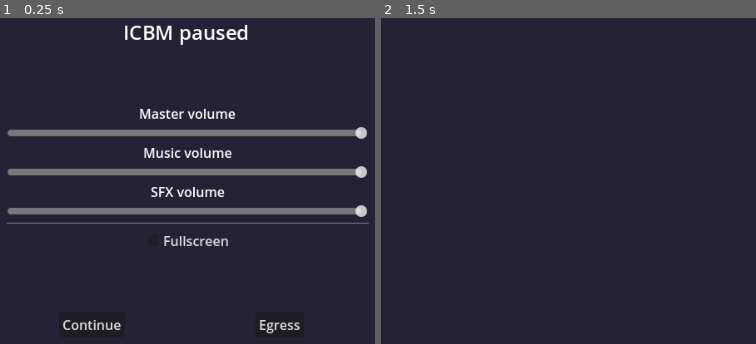
Above: before the commit, frames 1-2 (left to right).
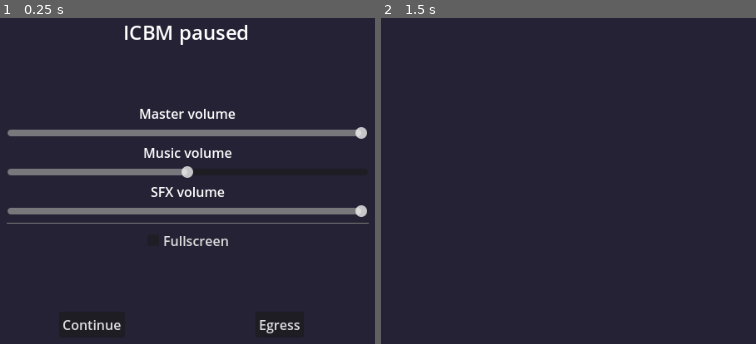
Above: after the commit, the same moments.

Repository: MaxIsJoe/MICBM
Game: Godot game, scene res://ui/pause_menu.tscn
The game is run twice, just before and just after one commit, with the same random seed, the same clock (stepped at 60 frames per second) and the same inputs. This scene is started directly instead of the project's main scene. The engine's default icon, where the game draws it, is replaced by a stand-in: a white triangle on a blue panel in a dark square.
Inputs (mouse positions are in pixels of both pictures, inside the frame that each line leads up to):
- Up to frame 1 (0.25 s): no input
- Up to frame 2 (1.5 s): click "Continue" at 0.5 s; tap Enter (ui_accept) at 1.25 s; move the mouse to (527, 278) at 1.27 s; hold W (move_up) from 1.28 s (still down); hold Space (attack) from 1.28 s (still down); click (527, 278) at 1.42 s

The runs differ from the first frame. In frame 1, 1.1% of the frame differs, in the area x 48-98%, y 45-50%; in frame 2, nothing differs.

Commit message:
fix volume settings being incorrectly set

Diff:
--- a/singleta/global_sound.gd
+++ b/singleta/global_sound.gd
@@ -5,7 +5,6 @@
 	"coin": [preload("res://audio/sfx/coins0_0.wav"), preload("res://audio/sfx/coins0_1.wav"), preload("res://audio/sfx/coins0_2.wav"), preload("res://audio/sfx/coins0_3.wav"), ]
 }
 
-var current_music: MusicPlayer = null
 var bus_layout: AudioBusLayout = preload("res://audio/audio_bus.tres")
 var gameplay_mixer: int
 
@@ -21,18 +20,6 @@
 	Game.deploy_instance(new_sfx, where)
 	return new_sfx
 
-func play_music(what: AudioStream):
-	var new_music = MusicPlayer.new()
-	new_music.stream = what
-	if is_instance_valid(current_music):
-		current_music.queue_free()
-	current_music = new_music
-	add_child(new_music)
-
-func stop_music():
-	if is_instance_valid(current_music):
-		current_music.stop()
-
 func pitch_shift(shift_to: float, time: float):
 	var tween: Tween = get_tree().create_tween()
 	tween.tween_property(AudioServer.get_bus_effect(gameplay_mixer, 0), "pitch_scale", shift_to, time)
@@ -44,9 +31,8 @@
 		[gameplay_mixer, shift_to],
 		time)
 
-func change_audio_bus_volume(bus_index:int, value: float):
+func change_audio_bus_volume(bus_index: int, value: float):
 	AudioServer.set_bus_volume_db(bus_index, value)
 
 func change_audio_bus_volume_arrayArg(args: Array):
 	AudioServer.set_bus_volume_db(args[0], args[1])
-	print(AudioServer.get_bus_volume_db(gameplay_mixer))
--- a/ui/optionsscreen.gd
+++ b/ui/optionsscreen.gd
@@ -7,22 +7,23 @@
 
 
 func set_element_values():
-	%master_slider.value = db_to_linear( OptionsManager.options["master_volume"] )
-	%music_slider.value = db_to_linear( OptionsManager.options["music_volume"] )
-	%sfx_slider.value = db_to_linear( OptionsManager.options["sound_volume"] )
+	OptionsManager._load_options()
+	%master_slider.value = OptionsManager.options["master_volume"]
+	%music_slider.value = OptionsManager.options["music_volume"]
+	%sfx_slider.value = OptionsManager.options["sound_volume"]
 	%fullscreen_button.button_pressed = (DisplayServer.window_get_mode() == DisplayServer.WINDOW_MODE_FULLSCREEN or DisplayServer.window_get_mode() == DisplayServer.WINDOW_MODE_EXCLUSIVE_FULLSCREEN)
 
 
 func _on_master_slider_value_changed(value: float) -> void:
-	AudioServer.set_bus_volume_db( 0, linear_to_db(value) )
+	AudioServer.set_bus_volume_db(0, linear_to_db(value))
 	OptionsManager.set_master_volume_setting(value)
 
 func _on_music_slider_value_changed(value: float) -> void:
-	AudioServer.set_bus_volume_db( 1, linear_to_db(value) )
+	AudioServer.set_bus_volume_db(1, linear_to_db(value))
 	OptionsManager.set_music_volume_setting(value)
 
 func _on_sfx_slider_value_changed(value: float) -> void:
-	AudioServer.set_bus_volume_db( 2, linear_to_db(value) )
+	AudioServer.set_bus_volume_db(2, linear_to_db(value))
 	OptionsManager.set_sound_volume_setting(value)
 
 func _on_fullscreen_button_toggled(toggled_on: bool) -> void:
